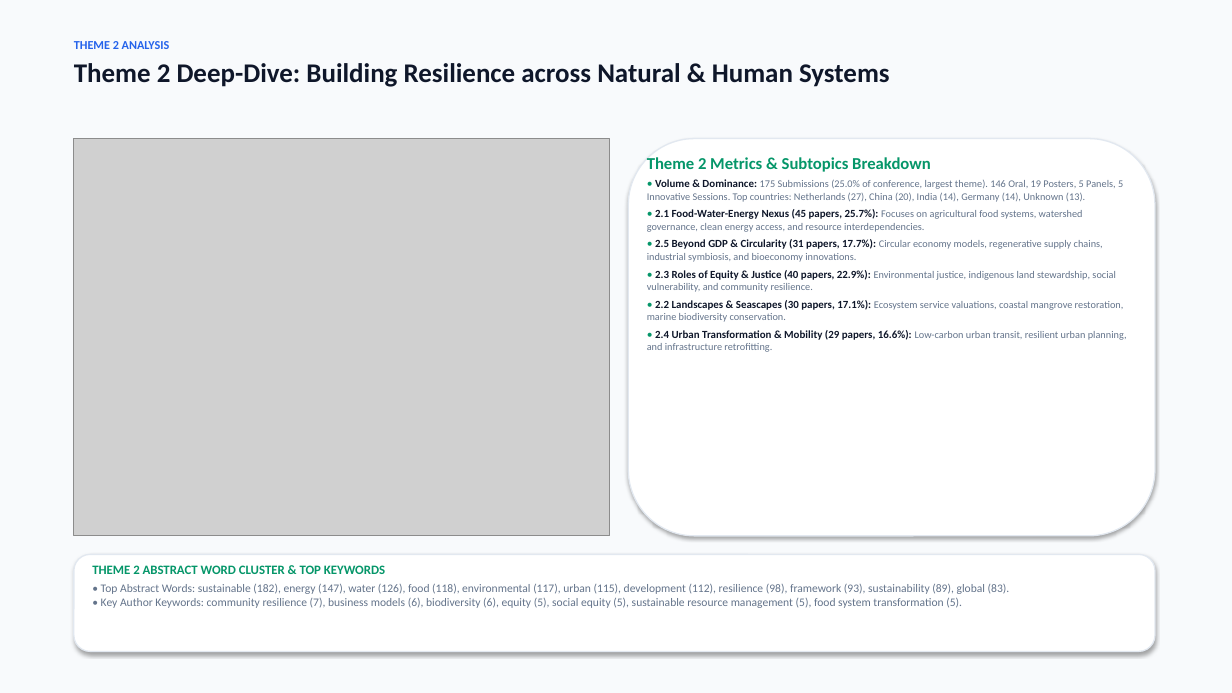
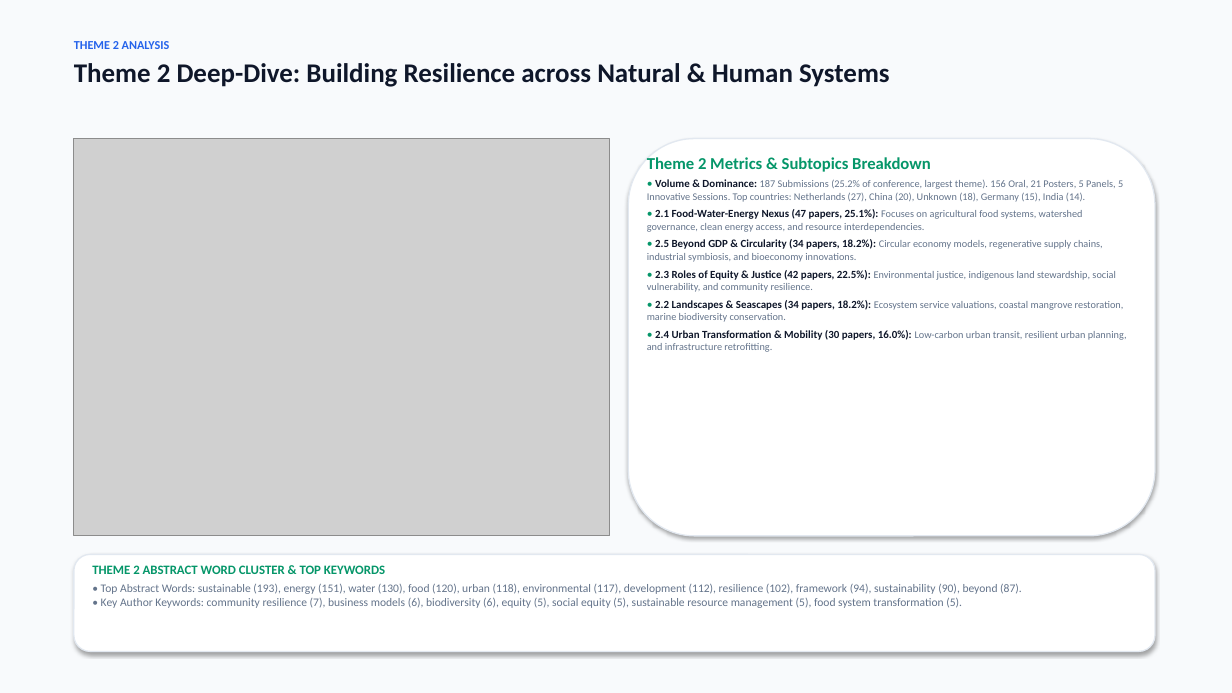
Before and after one commit to ponraj-aru/gsc2027-dashboard, a slide deck: slide 8 of GSC2027_Abstract_Submissions_Analysis_Report.pptx. Drawn at 1232x693 pixels with LibreOffice and Linux fonts; fonts in the diff are those of the drawing; grey boxes stand for pictures. Boxes give left, top, right and bottom in pixels: in the first picture for what was removed or moved away, otherwise in the second. Text is boxed around its words. In the diff, an @@ line names an element or a change of style, - is before the commit and + after.

Commit message:
Update dashboard with latest abstracts from adminPapersBrowse_2026-11-01_04-41-18.doc (741 submissions)

```diff
--- a/GSC2027_Abstract_Submissions_Analysis_Report.pptx
+++ b/GSC2027_Abstract_Submissions_Analysis_Report.pptx
@@ text at [647, 179, 1127, 352]: text changed @@
-• Volume & Dominance: 175 Submissions (25.0% of conference, largest theme). 146 Oral, 19 Posters, 5 Panels, 5 Innovative Sessions. Top countries: Netherlands (27), China (20), India (14), Germany (14), Unknown (13).
-• 2.1 Food-Water-Energy Nexus (45 papers, 25.7%): Focuses on agricultural food systems, watershed governance, clean energy access, and resource interdependencies.
-• 2.5 Beyond GDP & Circularity (31 papers, 17.7%): Circular economy models, regenerative supply chains, industrial symbiosis, and bioeconomy innovations.
-• 2.3 Roles of Equity & Justice (40 papers, 22.9%): Environmental justice, indigenous land stewardship, social vulnerability, and community resilience.
-• 2.2 Landscapes & Seascapes (30 papers, 17.1%): Ecosystem service valuations, coastal mangrove restoration, marine biodiversity conservation.
-• 2.4 Urban Transformation & Mobility (29 papers, 16.6%): Low-carbon urban transit, resilient urban planning, and infrastructure retrofitting.
+• Volume & Dominance: 187 Submissions (25.2% of conference, largest theme). 156 Oral, 21 Posters, 5 Panels, 5 Innovative Sessions. Top countries: Netherlands (27), China (20), Unknown (18), Germany (15), India (14).
+• 2.1 Food-Water-Energy Nexus (47 papers, 25.1%): Focuses on agricultural food systems, watershed governance, clean energy access, and resource interdependencies.
+• 2.5 Beyond GDP & Circularity (34 papers, 18.2%): Circular economy models, regenerative supply chains, industrial symbiosis, and bioeconomy innovations.
+• 2.3 Roles of Equity & Justice (42 papers, 22.5%): Environmental justice, indigenous land stewardship, social vulnerability, and community resilience.
+• 2.2 Landscapes & Seascapes (34 papers, 18.2%): Ecosystem service valuations, coastal mangrove restoration, marine biodiversity conservation.
+• 2.4 Urban Transformation & Mobility (30 papers, 16.0%): Low-carbon urban transit, resilient urban planning, and infrastructure retrofitting.
@@ text at [101, 584, 1022, 608]: text changed @@
-• Top Abstract Words: sustainable (182), energy (147), water (126), food (118), environmental (117), urban (115), development (112), resilience (98), framework (93), sustainability (89), global (83).
-• Key Author Keywords: community resilience (7), business models (6), biodiversity (6), equity (5), social equity (5), sustainable resource management (5), food system transformation (5).
+• Top Abstract Words: sustainable (193), energy (151), water (130), food (120), urban (118), environmental (117), development (112), resilience (102), framework (94), sustainability (90), beyond (87).
+• Key Author Keywords: community resilience (7), business models (6), biodiversity (6), equity (5), social equity (5), sustainable resource management (5), food system transformation (5).
```
Also in this commit, not shown: 14 other slides changed, 45 other files.
